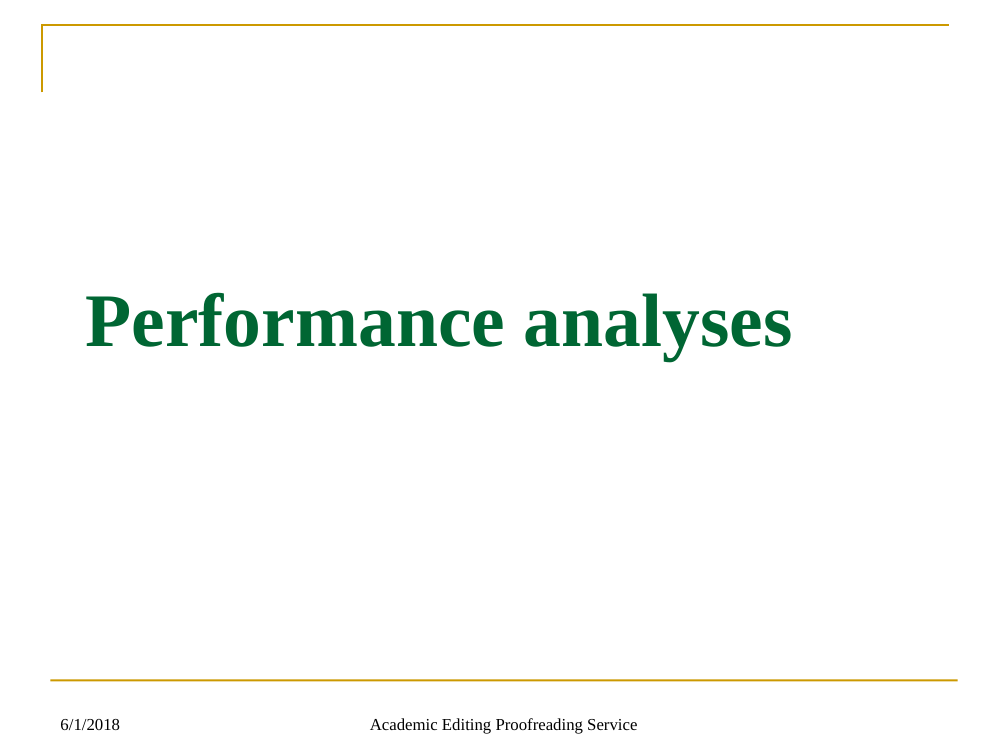
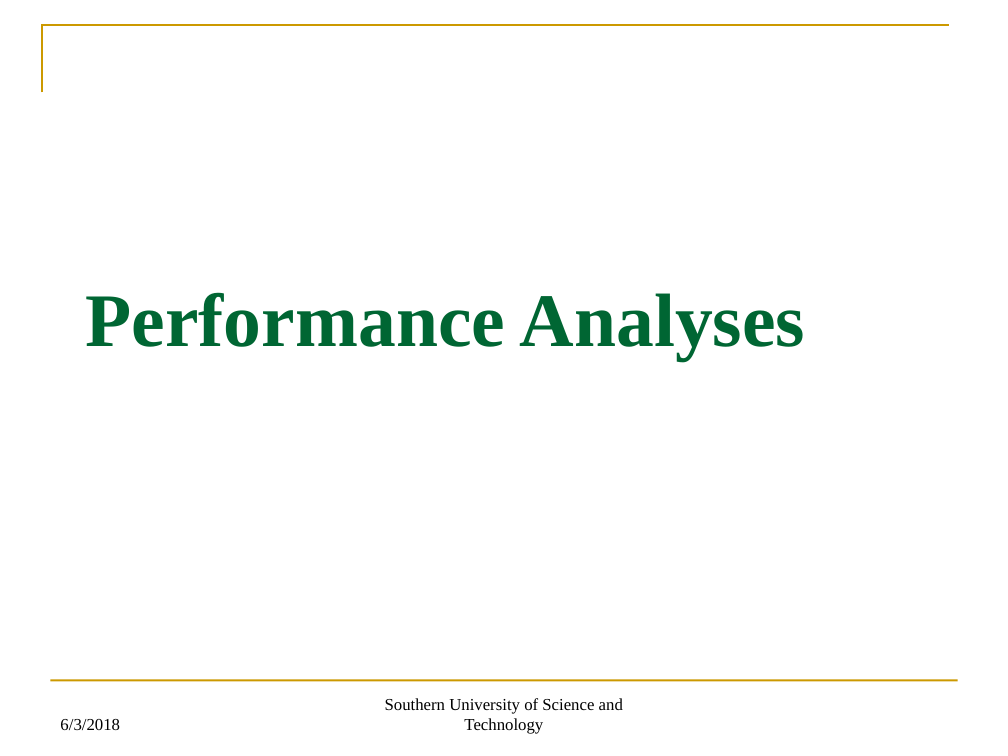
Before and after one commit to CharlesThaCat/Image-Haze-Removal-using-Dark-Channel-Prior, a slide deck: slide 18 of Image Haze Removal Using Dark Channel Prior.pptx. Drawn at 1008x756 pixels with LibreOffice and Linux fonts; fonts in the diff are those of the drawing. Boxes give left, top, right and bottom in pixels: in the first picture for what was removed or moved away, otherwise in the second. Text is boxed around its words. In the diff, an @@ line names an element or a change of style, - is before the commit and + after.

```diff
--- a/Image Haze Removal Using Dark Channel Prior.pptx
+++ b/Image Haze Removal Using Dark Channel Prior.pptx
@@ title at (86, 292, 805, 361): text changed @@
-Performance analyses
+Performance Analyses
@@ text at (60, 719, 120, 730): text changed @@
-6/1/2018
+6/3/2018
@@ text at (385, 698, 623, 734): text changed @@
-Academic Editing Proofreading Service
+Southern University of Science and Technology
```
Also in this commit, not shown: 24 other slides changed, 1 slide removed, 3 other files.
